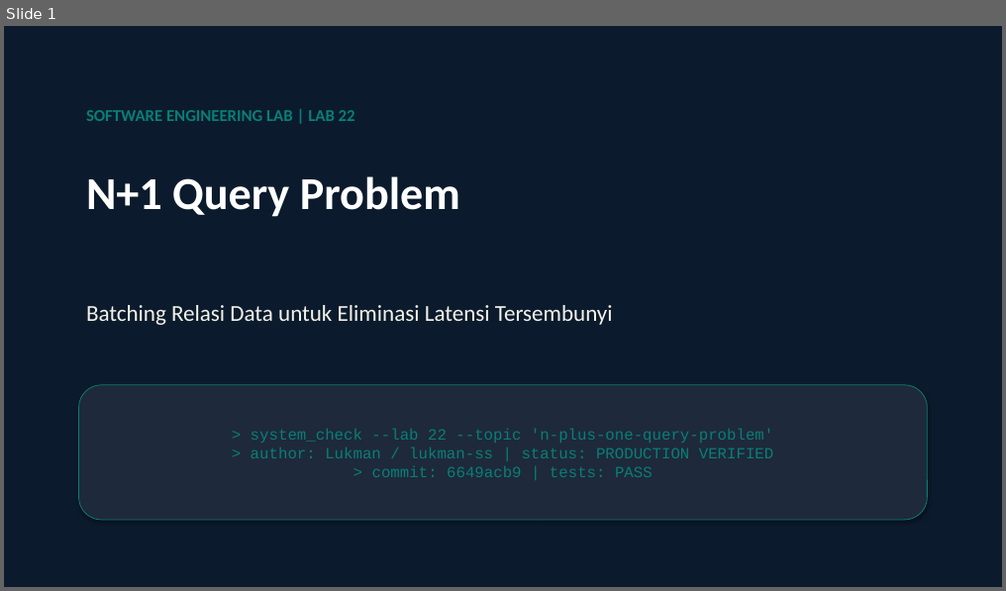
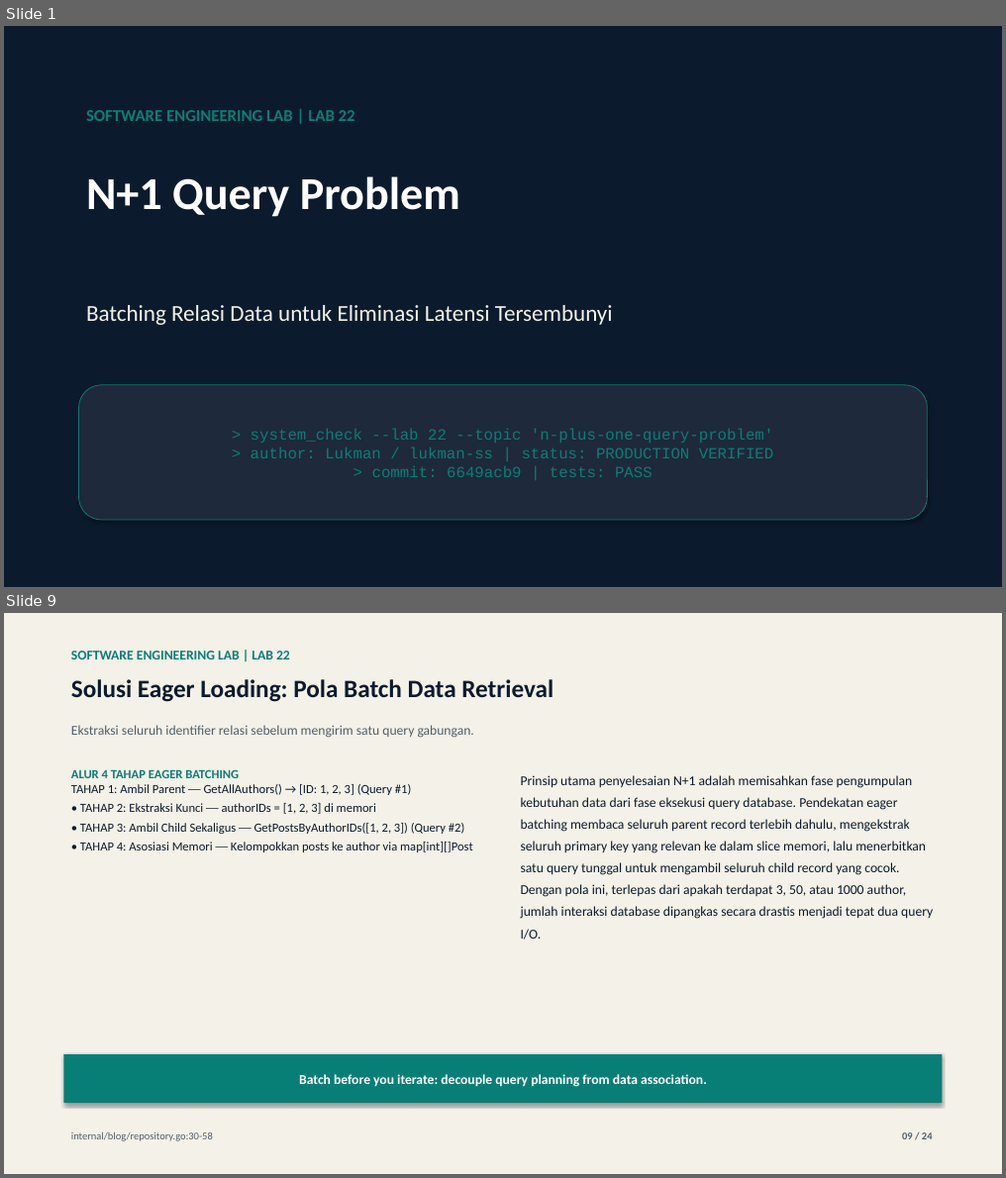
Before and after one commit to lukman-ss/software-engineering-lab, a slide deck: labs/22-n-plus-one-query-problem/result/linkedin/lab-22-n-plus-one-query-problem-carousel.pptx. Shown one above the other, each under a label of ours: slide 1 before the commit, slides 1 and 9 after it; the slides between them are not shown. The pictures are 1006x591 and 1006x1178 pixels, drawn with LibreOffice and Linux fonts; fonts in the diff are those of the drawing. Boxes give left, top, right and bottom in pixels: in the first picture for what was removed or moved away, otherwise in the second. Text is boxed around its words. In the diff, an @@ line names an element or a change of style, - is before the commit and + after.

Commit message:
feat: add lab 32 database sharding and partitioning educational content, slides, and documentation

```diff
--- a/labs/22-n-plus-one-query-problem/result/linkedin/lab-22-n-plus-one-query-problem-carousel.pptx
+++ b/labs/22-n-plus-one-query-problem/result/linkedin/lab-22-n-plus-one-query-problem-carousel.pptx
@@ slide 9 added at <box>4,613,1002,1174</box>, background #FFFFFF @@
@@ rectangle added at <box>4,613,1002,1174</box>, fill #F4F1E8 @@
@@ text added at <box>71,651,290,660</box>, 13 pt, text #087F76, bold @@
+SOFTWARE ENGINEERING LAB | LAB 22
@@ text added at <box>71,679,553,702</box>, 24 pt, text #0B1B2D, bold @@
+Solusi Eager Loading: Pola Batch Data Retrieval
@@ text added at <box>71,725,474,738</box>, 13 pt, text #52606B @@
+Ekstraksi seluruh identifier relasi sebelum mengirim satu query gabungan.
@@ text added at <box>71,769,473,853</box>, 12 pt, text #0B1B2D @@
+ALUR 4 TAHAP EAGER BATCHING
+TAHAP 1: Ambil Parent ── GetAllAuthors() → [ID: 1, 2, 3] (Query #1)
+• TAHAP 2: Ekstraksi Kunci ── authorIDs = [1, 2, 3] di memori
+• TAHAP 3: Ambil Child Sekaligus ── GetPostsByAuthorIDs([1, 2, 3]) (Query #2)
+• TAHAP 4: Asosiasi Memori ── Kelompokkan posts ke author via map[int][]Post
@@ text added at <box>521,775,933,940</box>, 13 pt, text #0B1B2D @@
+Prinsip utama penyelesaian N+1 adalah memisahkan fase pengumpulan kebutuhan data dari fase eksekusi query database. Pendekatan eager batching membaca seluruh parent record terlebih dahulu, mengekstrak seluruh primary key yang relevan ke dalam slice memori, lalu menerbitkan satu query tunggal untuk mengambil seluruh child record yang cocok. Dengan pola ini, terlepas dari apakah terdapat 3, 50, atau 1000 author, jumlah interaksi database dipangkas secara drastis menjadi tepat dua query I/O.
@@ rectangle added at <box>63,1055,943,1103</box>, fill #087F76, 13 pt, text #FFFFFF, bold @@
+Batch before you iterate: decouple query planning from data association.
@@ text added at <box>71,1132,213,1142</box>, 10 pt, text #52606B @@
+internal/blog/repository.go:30-58
@@ text added at <box>902,1133,933,1140</box>, 10 pt, text #52606B, bold @@
+09 / 24
```
Also in this commit, not shown: 22 other slides added, 23 slides removed, 9 other files.
